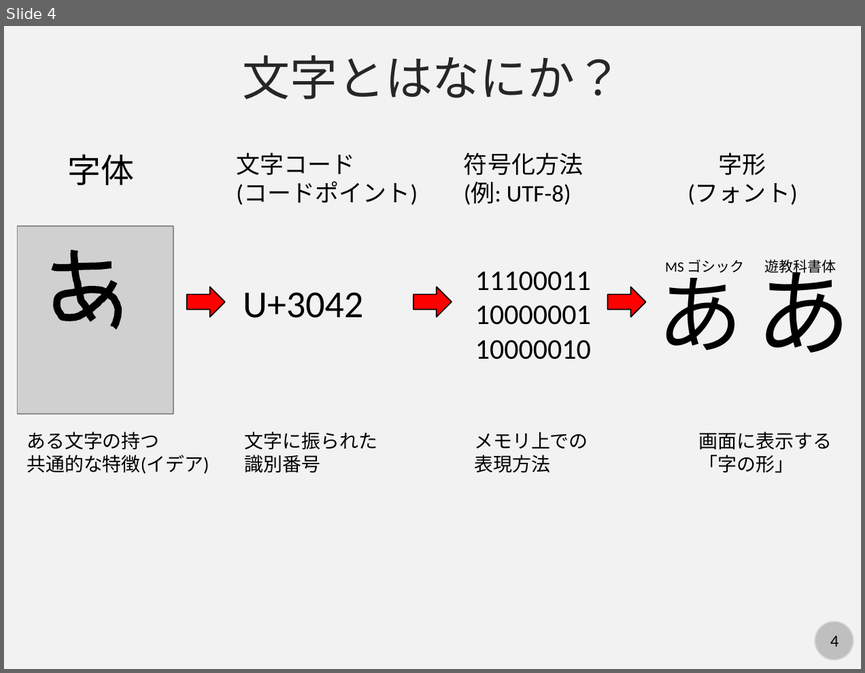
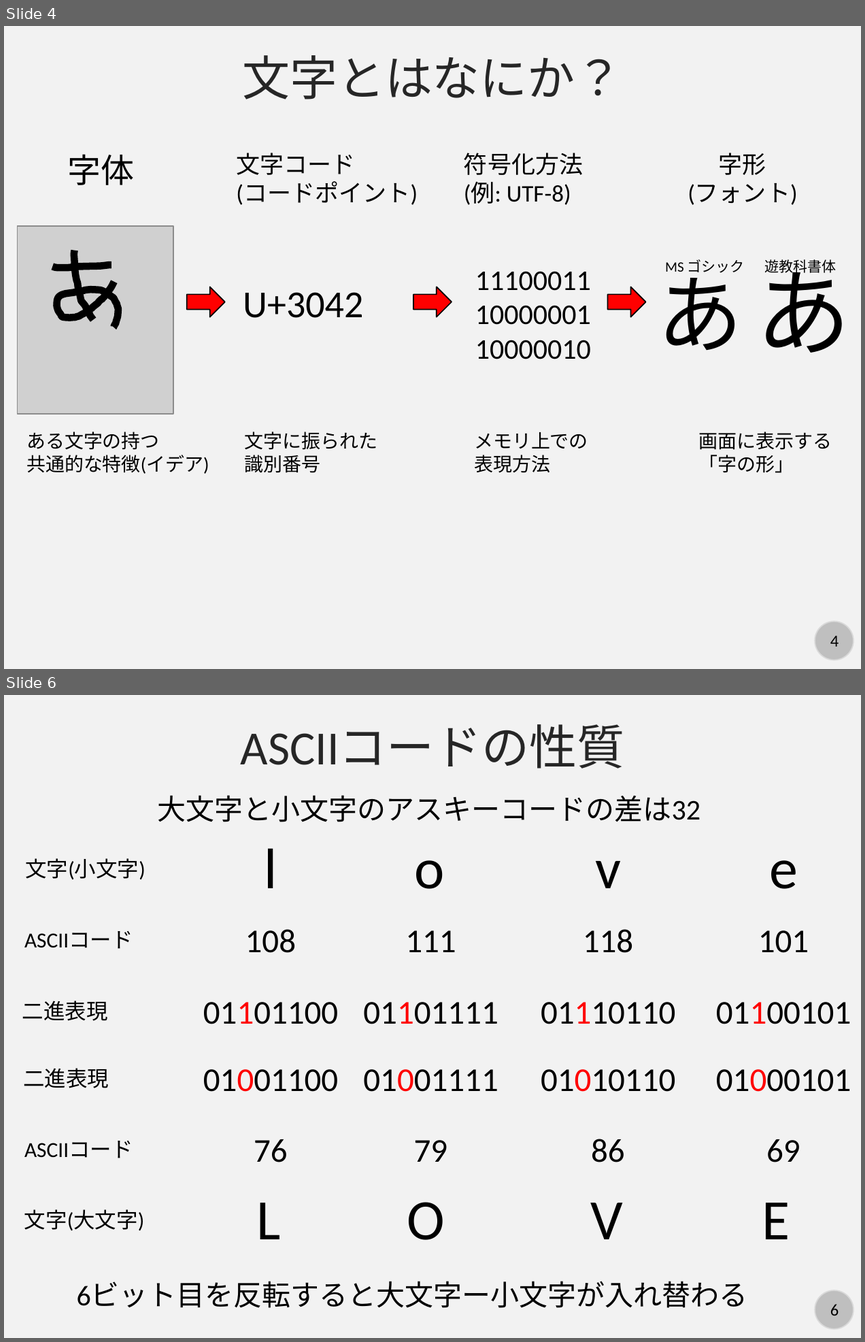
Before and after one commit to kaityo256/python_zero, a slide deck: string/fig/slide.pptx. Shown one above the other, each under a label of ours: slide 4 before the commit, slides 4 and 6 after it; the slides between them are not shown. The pictures are 865x673 and 865x1342 pixels, drawn with LibreOffice and Linux fonts; fonts in the diff are those of the drawing; grey boxes stand for pictures. Boxes give left, top, right and bottom in pixels: in the first picture for what was removed or moved away, otherwise in the second. Text is boxed around its words. In the diff, an @@ line names an element or a change of style, - is before the commit and + after.

```diff
--- a/string/fig/slide.pptx
+++ b/string/fig/slide.pptx
@@ slide 6 added at <box>4,695,861,1338</box>, background #F2F2F2; not listed: 2 template elements that a slide beside it also shows @@
@@ text added at <box>241,725,625,768</box>, 40 pt, text #262626 @@
+ASCIIコードの性質
@@ text added at <box>158,795,701,822</box>, 24 pt, text #000000 @@
+大文字と小文字のアスキーコードの差は32
@@ text added at <box>264,848,277,888</box>, 48 pt, text #000000 @@
+l
@@ text added at <box>25,858,145,879</box>, 18 pt, text #000000 @@
+文字(小文字)
@@ text added at <box>415,860,445,889</box>, 48 pt, text #000000 @@
+o
@@ text added at <box>595,861,621,888</box>, 48 pt, text #000000 @@
+v
@@ text added at <box>770,860,798,889</box>, 48 pt, text #000000 @@
+e
@@ text added at <box>24,931,133,949</box>, 18 pt, text #000000 @@
+ASCIIコード
@@ text added at <box>245,929,296,953</box>, 28 pt, text #000000 @@
+108
@@ text added at <box>405,930,456,952</box>, 28 pt, text #000000 @@
+111
@@ text added at <box>583,929,633,953</box>, 28 pt, text #000000 @@
+118
@@ text added at <box>758,930,808,953</box>, 28 pt, text #000000 @@
+101
@@ text added at <box>22,1000,108,1021</box>, 18 pt, text #000000 @@
+二進表現
@@ text added at <box>203,1002,338,1024</box>, 28 pt, text #000000 @@
+01101100
@@ text added at <box>363,1002,498,1024</box>, 28 pt, text #000000 @@
+01101111
@@ text added at <box>541,1002,675,1024</box>, 28 pt, text #000000 @@
+01110110
@@ text added at <box>716,1002,851,1024</box>, 28 pt, text #000000 @@
+01100101
@@ text added at <box>23,1068,109,1088</box>, 18 pt, text #000000 @@
+二進表現
@@ text added at <box>203,1069,338,1091</box>, 28 pt, text #000000 @@
+01001100
@@ text added at <box>363,1069,498,1091</box>, 28 pt, text #000000 @@
+01001111
@@ text added at <box>541,1069,675,1091</box>, 28 pt, text #000000 @@
+01010110
@@ text added at <box>716,1069,851,1091</box>, 28 pt, text #000000 @@
+01000101
@@ text added at <box>24,1140,133,1158</box>, 18 pt, text #000000 @@
+ASCIIコード
@@ text added at <box>254,1139,288,1162</box>, 28 pt, text #000000 @@
+76
@@ text added at <box>414,1140,448,1161</box>, 28 pt, text #000000 @@
+79
@@ text added at <box>591,1138,625,1162</box>, 28 pt, text #000000 @@
+86
@@ text added at <box>766,1139,800,1162</box>, 28 pt, text #000000 @@
+69
@@ text added at <box>256,1202,280,1239</box>, 48 pt, text #000000 @@
+L
@@ text added at <box>407,1202,445,1240</box>, 48 pt, text #000000 @@
+O
@@ text added at <box>590,1202,623,1239</box>, 48 pt, text #000000 @@
+V
@@ text added at <box>762,1202,789,1239</box>, 48 pt, text #000000 @@
+E
@@ text added at <box>24,1209,145,1230</box>, 18 pt, text #000000 @@
+文字(大文字)
@@ text added at <box>77,1282,748,1308</box>, 24 pt, text #000000 @@
+6ビット目を反転すると大文字ー小文字が入れ替わる
```
Also in this commit, not shown: 1 other slide added, 2 other files.
